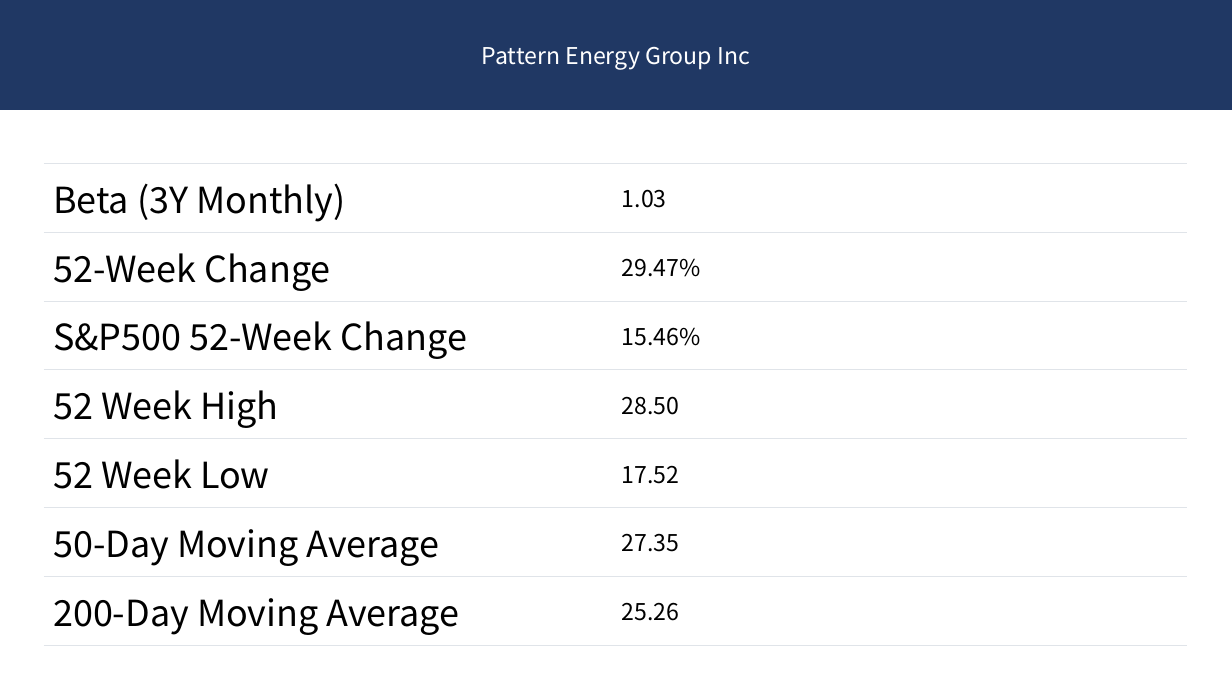
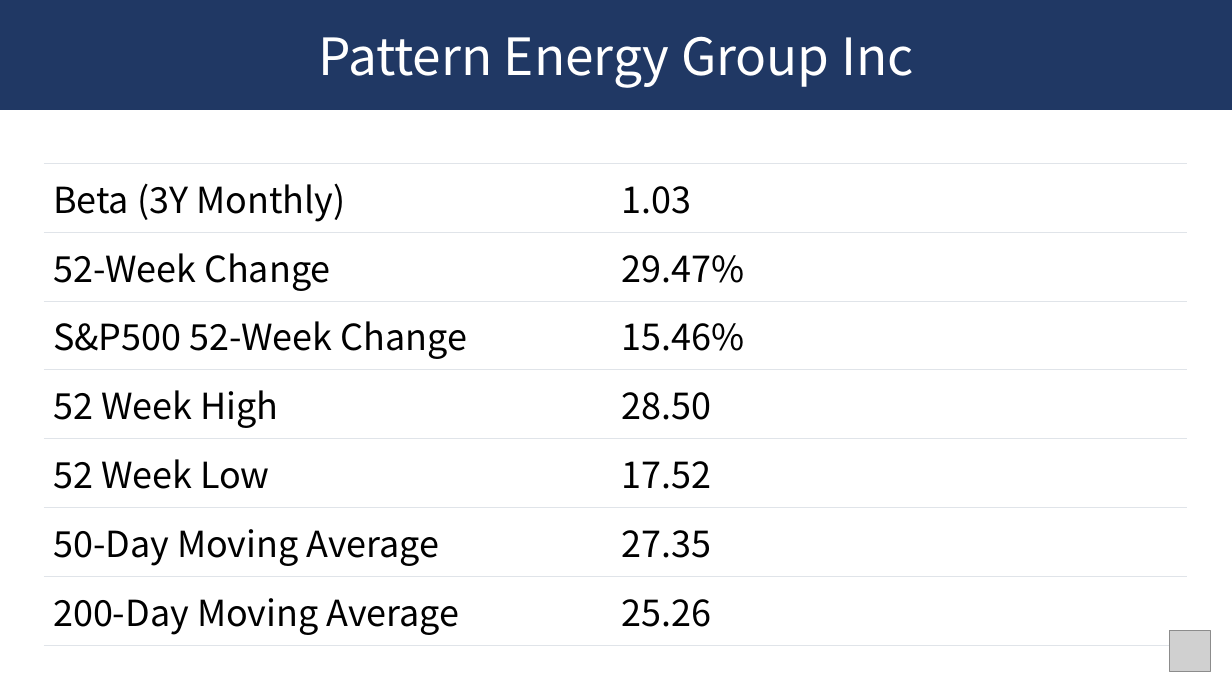
Before and after one commit to aocory/kabuvue, a slide deck: slide 6 of pptx/PEGI.pptx (slide 4 before the commit). Drawn at 1232x693 pixels with LibreOffice and Linux fonts; fonts in the diff are those of the drawing; grey boxes stand for pictures. Boxes give left, top, right and bottom in pixels: in the first picture for what was removed or moved away, otherwise in the second. Text is boxed around its words. In the diff, an @@ line names an element or a change of style, - is before the commit and + after.

```diff
--- a/pptx/PEGI.pptx
+++ b/pptx/PEGI.pptx
@@ rectangle "Pattern Energy Group Inc" at box(0, 0, 1232, 110): size 18 to 40 pt @@
@@ table at box(44, 164, 1189, 646) @@
@@ size 18 to 28 pt in "1.03", "29.47%", "15.46%", "28.50" and 3 more places @@
@@ picture added at box(1169, 630, 1210, 671) @@
```
Also in this commit, not shown: 7 other slides changed, 2 slides added, 4 other files.
